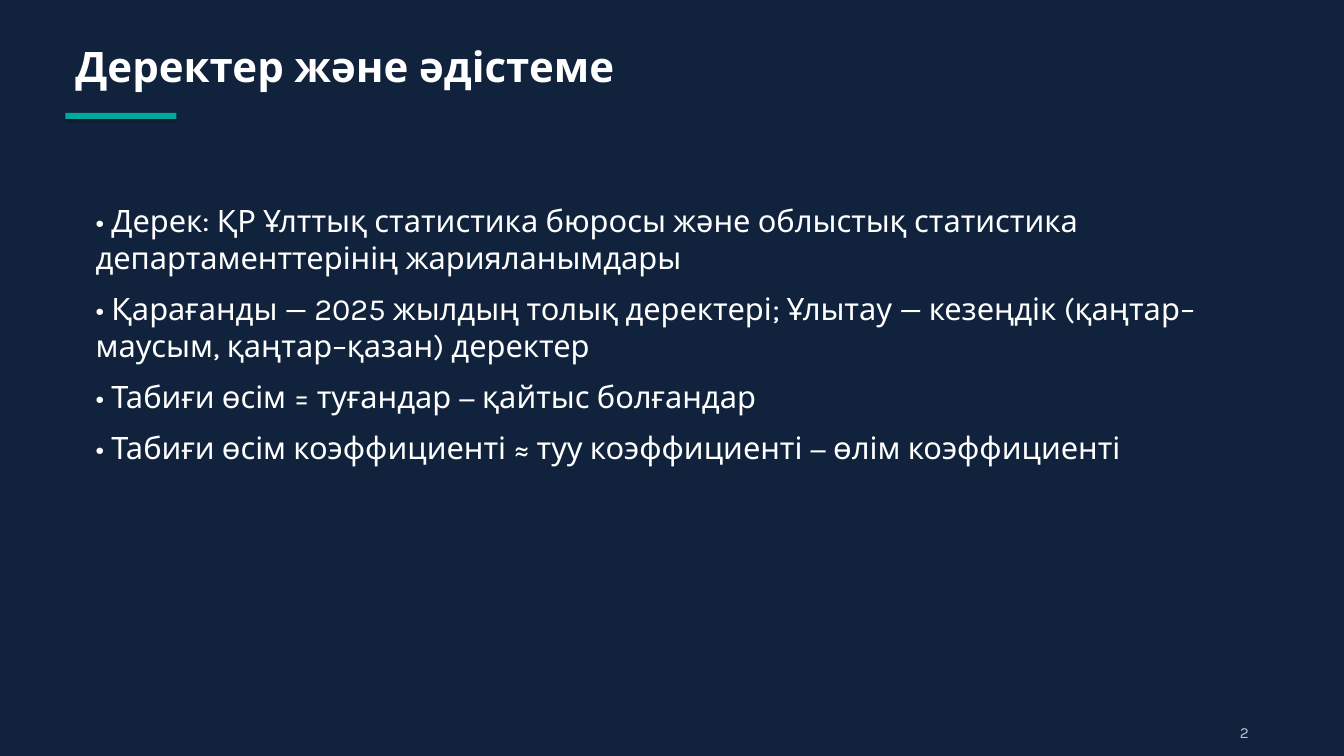
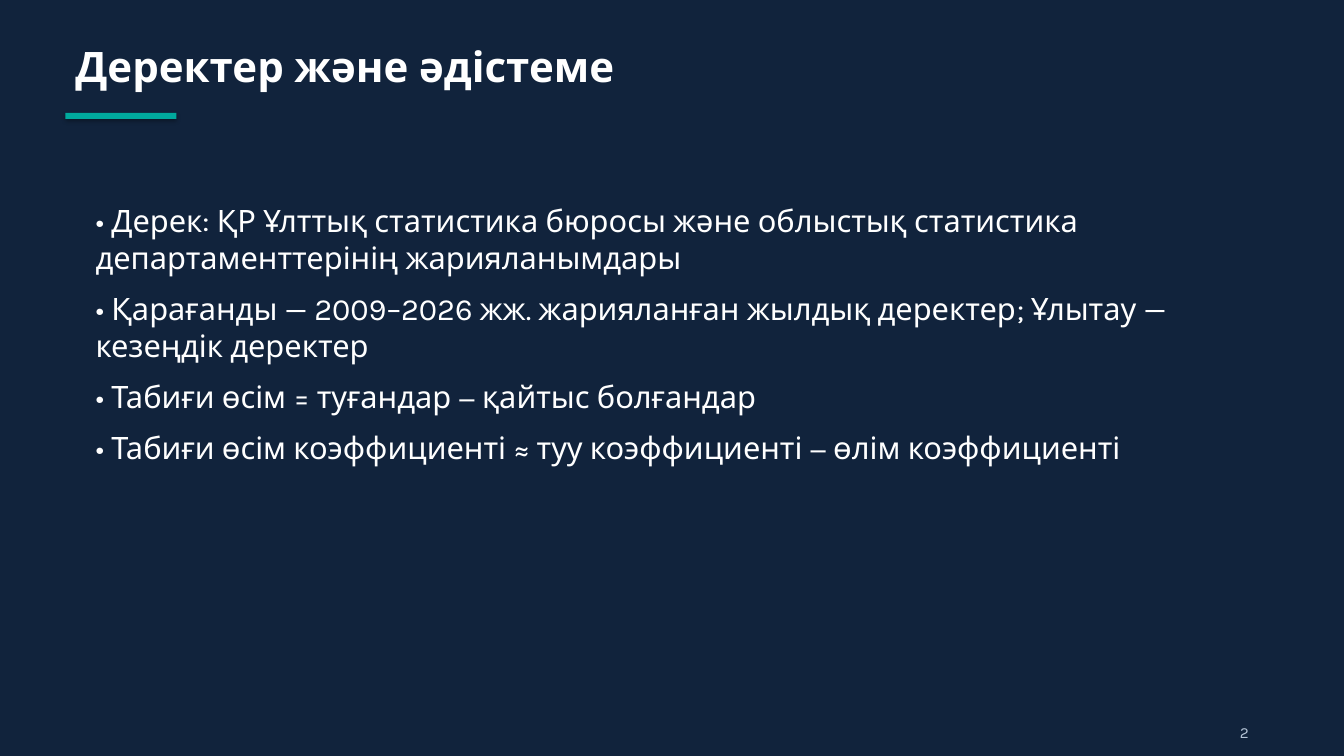
Before and after one commit to aizhanzhansarbaeva-ai/test, a slide deck: slide 2 of presentation/Табиғи_өсім_Орталық_Қазақстан_2025.pptx. Drawn at 1344x756 pixels with LibreOffice and Linux fonts; fonts in the diff are those of the drawing. Boxes give left, top, right and bottom in pixels: in the first picture for what was removed or moved away, otherwise in the second. Text is boxed around its words. In the diff, an @@ line names an element or a change of style, - is before the commit and + after.

```diff
--- a/presentation/Табиғи_өсім_Орталық_Қазақстан_2025.pptx
+++ b/presentation/Табиғи_өсім_Орталық_Қазақстан_2025.pptx
@@ text at (96,298,1136,365): text changed @@
-• Қарағанды — 2025 жылдың толық деректері; Ұлытау — кезеңдік (қаңтар–маусым, қаңтар–қазан) деректер
+• Қарағанды — 2009–2026 жж. жарияланған жылдық деректер; Ұлытау — кезеңдік деректер
```
Also in this commit, not shown: 6 other slides changed, 1 slide added.
